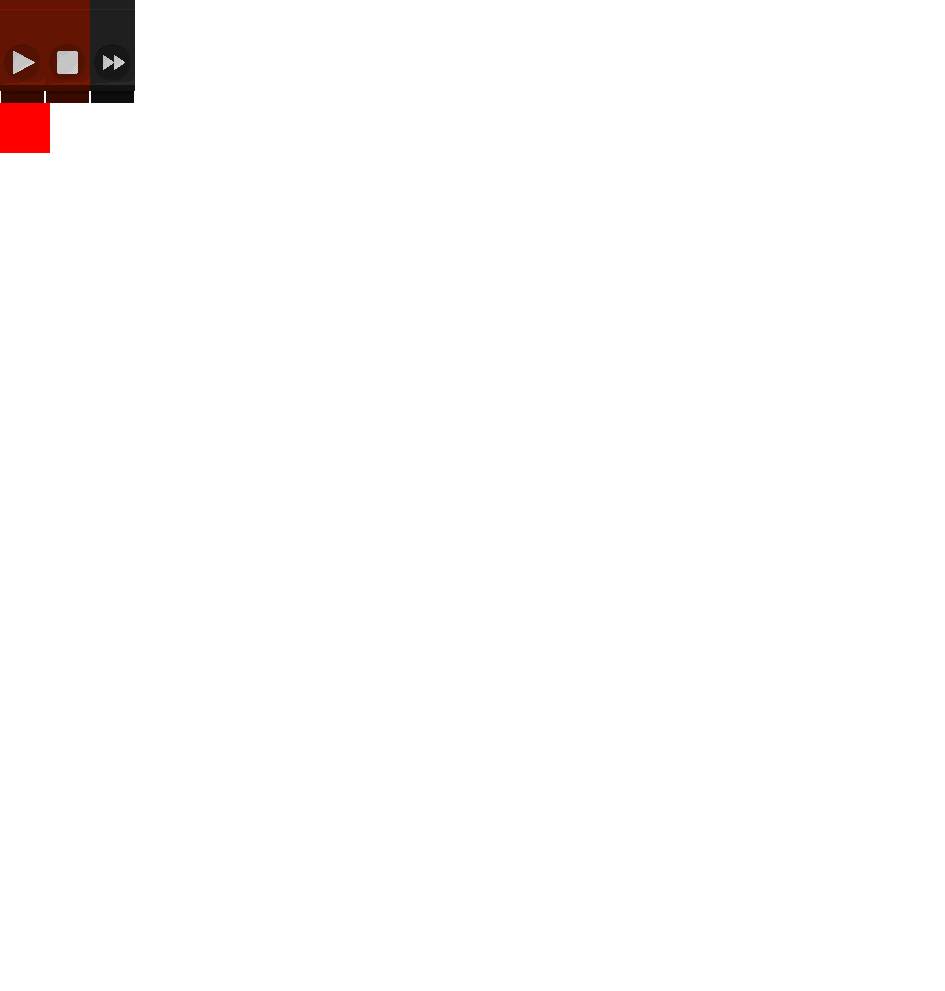
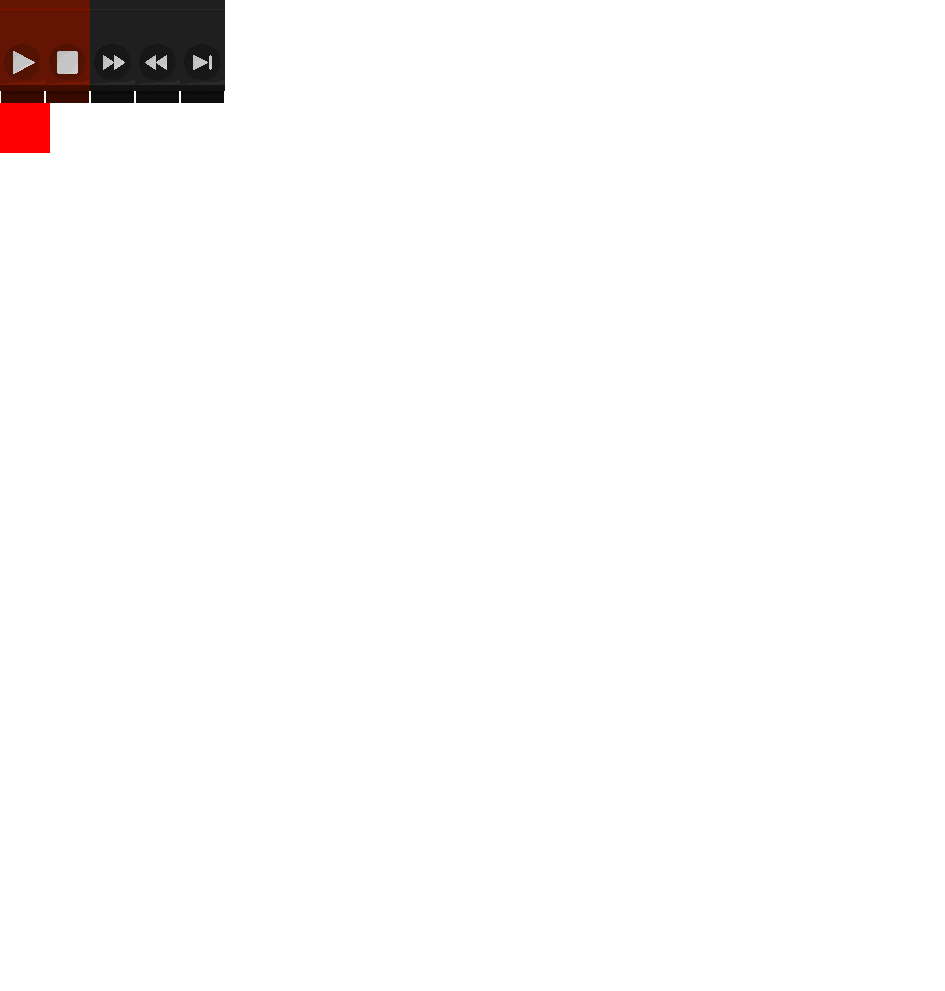
Comparing the layer stacks of the two w=945, h=991 images. Changes:
added layer "REWIND_UP" above "STEP_UP" over left=135, top=0, right=180, bottom=103
added layer "STEP_UP" over left=180, top=0, right=225, bottom=103
